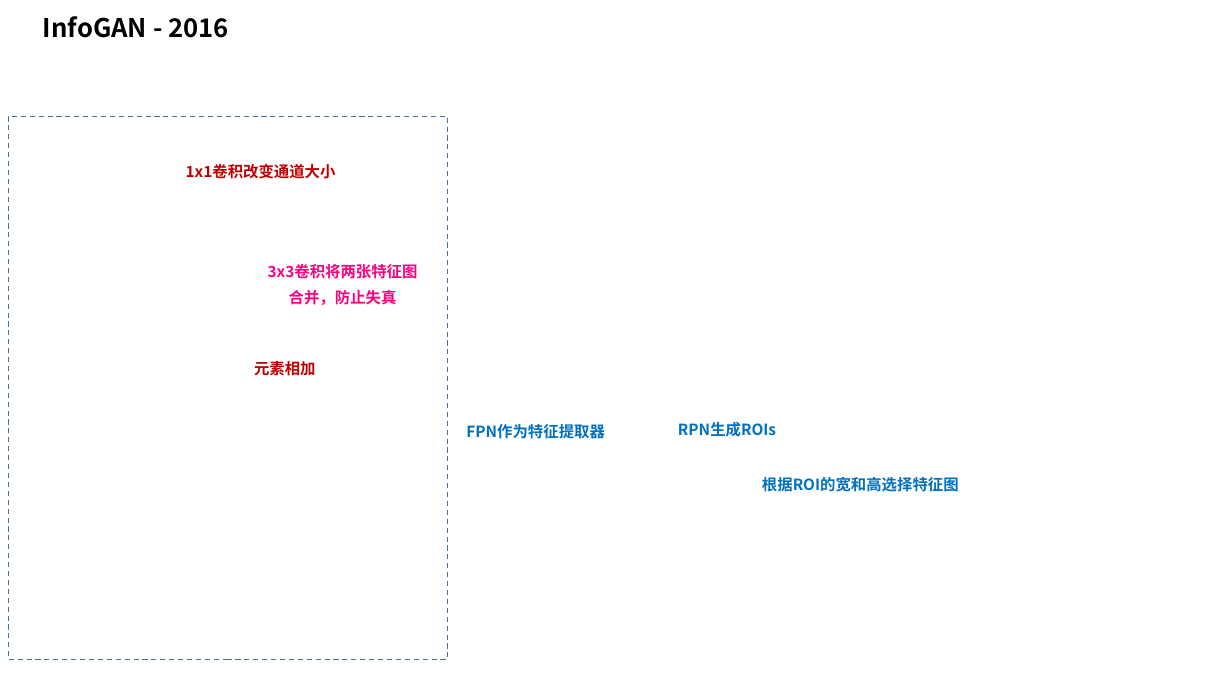
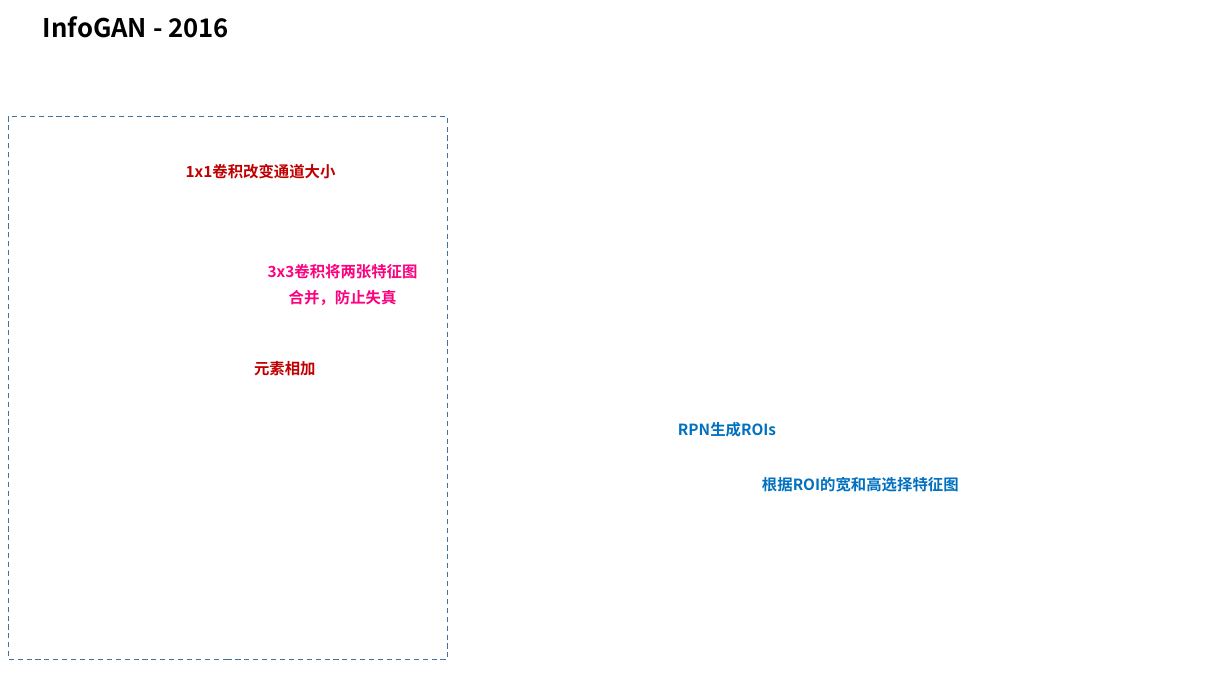
Before and after one commit to taylorguo/GAN_Understanding_Practicing, a slide deck: slide 15 of GAN_Understanding/GANunderstanding.pptx. Drawn at 1232x693 pixels with LibreOffice and Linux fonts; fonts in the diff are those of the drawing. Boxes give left, top, right and bottom in pixels: in the first picture for what was removed or moved away, otherwise in the second. Text is boxed around its words. In the diff, an @@ line names an element or a change of style, - is before the commit and + after.

```diff
--- a/GAN_Understanding/GANunderstanding.pptx
+++ b/GAN_Understanding/GANunderstanding.pptx
@@ text removed at box(466, 424, 604, 439) @@
-FPN作为特征提取器
```
Also in this commit, not shown: 2 other slides changed.
